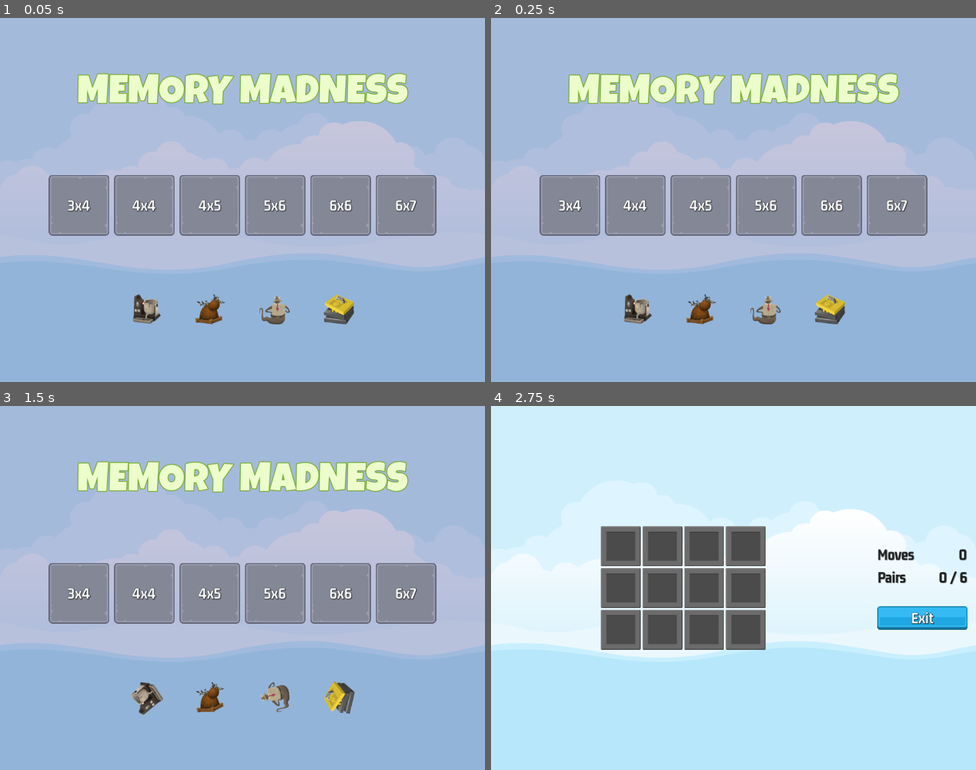
Above: before the commit, frames 1-4 (two rows, left to right).
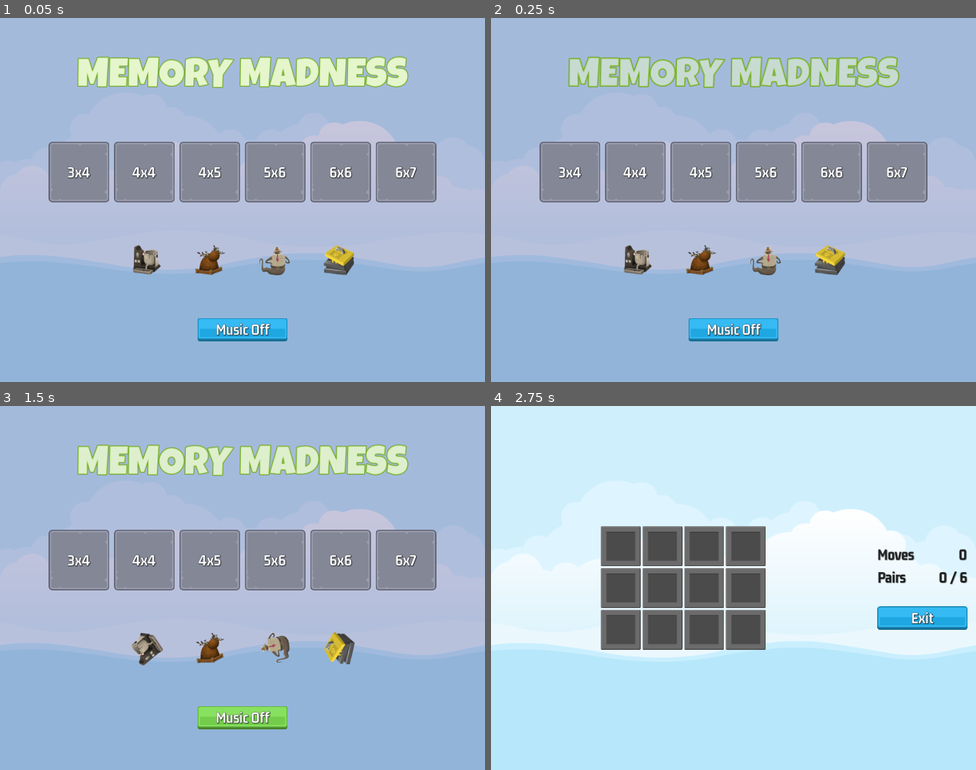
Above: after the commit, the same moments.

Repository: gbelardelli/memory-madness
Game: Godot game, scene res://master_screen/master_screen.tscn
The game is run twice, just before and just after one commit, with the same random seed, the same clock (stepped at 60 frames per second) and the same inputs.
Inputs (mouse positions are in pixels of both pictures, inside the frame that each line leads up to):
- Up to frame 1 (0.05 s): no input
- Up to frame 2 (0.25 s): no input
- Up to frame 3 (1.5 s): click (242, 719) at 0.5 s, where only the run after the commit has a clickable "Music Off"; click (242, 719) at 1.25 s, where only the run after the commit has a clickable "Music On"
- Up to frame 4 (2.75 s): click "3x4" at 2 s

The runs differ from the first frame. In frame 1, 24% of the frame differs, in the area x 10-90%, y 10-89%; in frame 2, 25%; in frame 3, 25%; in frame 4, nothing differs.

Commit message:
added music button

Diff:
--- a/main_screen/main_screen.gd
+++ b/main_screen/main_screen.gd
@@ -2,10 +2,18 @@
 
 @export var level_button_scene: PackedScene
 @onready var hb_levels = $VB/HBLevels
+@onready var title_label = $VB/TitleLabel
+@onready var music_label = $VB/MusicButton/MusicLabel
+
+var _music_enabled:bool = true
 
 # Called when the node enters the scene tree for the first time.
 func _ready():
 	setup_grid()
+	var tween = get_tree().create_tween()
+	tween.set_loops()
+	tween.tween_property(title_label, "label_settings:font_color:a", 0, 0.5)
+	tween.tween_property(title_label, "label_settings:font_color:a", 1, 0.7).set_delay(0.2)
 
 func create_level_button(lvl:int) -> void:
 	var new_lb = level_button_scene.instantiate()
@@ -15,3 +23,13 @@
 func setup_grid() -> void:
 	for level in GameManager.LEVELS:
 		create_level_button(level)
+
+
+func _on_music_button_pressed():
+	_music_enabled = !_music_enabled
+	if _music_enabled == true:
+		music_label.text = "Music Off"
+	else:
+		music_label.text = "Music On"
+
+	SoundManager.enable_music(_music_enabled)
--- a/main_screen/main_screen.tscn
+++ b/main_screen/main_screen.tscn
@@ -1,9 +1,13 @@
-[gd_scene load_steps=6 format=3 uid="uid://icrlwnuigp54"]
+[gd_scene load_steps=10 format=3 uid="uid://icrlwnuigp54"]
 
 [ext_resource type="Script" path="res://main_screen/main_screen.gd" id="1_ivknw"]
 [ext_resource type="FontFile" uid="uid://cqnt02q3wjscm" path="res://assets/fonts/LuckiestGuy-Regular.ttf" id="1_lek7x"]
 [ext_resource type="PackedScene" uid="uid://dbw0jjs0qlof3" path="res://level_button/level_button.tscn" id="2_46qou"]
 [ext_resource type="PackedScene" uid="uid://ncapwqssyixf" path="res://front_sprite/front_sprite.tscn" id="2_v48tr"]
+[ext_resource type="Texture2D" uid="uid://cqbfrqrsemntd" path="res://assets/ui/blue_button00.png" id="5_hmnhh"]
+[ext_resource type="Texture2D" uid="uid://cn2dso2lcoorr" path="res://assets/ui/yellow_button00.png" id="6_neqsr"]
+[ext_resource type="Texture2D" uid="uid://bck8oa6r0nqhq" path="res://assets/ui/green_button00.png" id="7_j8osf"]
+[ext_resource type="LabelSettings" uid="uid://1xos0kg2gbsa" path="res://assets/GM_32_white.tres" id="8_ejfms"]
 
 [sub_resource type="LabelSettings" id="LabelSettings_g6bjk"]
 font = ExtResource("1_lek7x")
@@ -43,7 +47,7 @@
 layout_mode = 2
 size_flags_vertical = 3
 
-[node name="Label" type="Label" parent="VB"]
+[node name="TitleLabel" type="Label" parent="VB"]
 layout_mode = 2
 text = "MEMORY MADNESS"
 label_settings = SubResource("LabelSettings_g6bjk")
@@ -83,3 +87,33 @@
 [node name="Spacer" type="Control" parent="VB"]
 layout_mode = 2
 size_flags_vertical = 3
+
+[node name="MusicButton" type="TextureButton" parent="VB"]
+layout_mode = 2
+size_flags_horizontal = 6
+texture_normal = ExtResource("5_hmnhh")
+texture_pressed = ExtResource("6_neqsr")
+texture_hover = ExtResource("7_j8osf")
+
+[node name="MusicLabel" type="Label" parent="VB/MusicButton"]
+layout_mode = 1
+anchors_preset = 8
+anchor_left = 0.5
+anchor_top = 0.5
+anchor_right = 0.5
+anchor_bottom = 0.5
+offset_left = -56.5
+offset_top = -19.5
+offset_right = 56.5
+offset_bottom = 19.5
+grow_horizontal = 2
+grow_vertical = 2
+text = "Music Off"
+label_settings = ExtResource("8_ejfms")
+vertical_alignment = 1
+
+[node name="Spacer5" type="Control" parent="VB"]
+layout_mode = 2
+size_flags_vertical = 3
+
+[connection signal="pressed" from="VB/MusicButton" to="." method="_on_music_button_pressed"]
--- a/master_screen/master_screen.gd
+++ b/master_screen/master_screen.gd
@@ -9,6 +9,7 @@
 	on_game_exit_pressed()
 	SignalManager.on_game_exit_pressed.connect(on_game_exit_pressed)
 	SignalManager.on_level_selected.connect(on_level_selected)
+	SignalManager.on_music_enable.connect(on_music_enable)
 
 func show_game(s:bool) -> void:
 	game_screen.visible=s
@@ -22,3 +23,9 @@
 func on_level_selected(level_num:int) -> void:
 	show_game(true)
 	SoundManager.play_sound(sound, SoundManager.SOUND_IN_GAME)
+
+func on_music_enable(e:bool)->void:
+	if e==false:
+		sound.stop()
+	else:
+		sound.play()
--- a/singletons/signal_manager.gd
+++ b/singletons/signal_manager.gd
@@ -6,3 +6,4 @@
 signal on_selection_disabled
 signal on_tile_selected(tile: MemoryTile)
 signal on_game_over(moves: int)
+signal on_music_enable(e: bool)
--- a/singletons/sound_manager.gd
+++ b/singletons/sound_manager.gd
@@ -17,11 +17,19 @@
 	SOUND_SELECT_BUTTON: preload("res://assets/sounds/sfx_sounds_impact7.wav")
 }
 
+var _volume:float = 0
+var _enable_music:bool = true
 
 func play_sound(player: AudioStreamPlayer, key: String) -> void:
 	if SOUNDS.has(key) == false:
 		return
 
+	if _enable_music == false:
+		if key == SOUND_GAME_OVER or key == SOUND_MAIN_MENU or key == SOUND_IN_GAME:
+			player.stop()
+			return
+
+	player.volume_db = _volume
 	player.stop()
 	player.stream = SOUNDS[key]
 	player.play()
@@ -31,3 +39,10 @@
 
 func play_tile_click(player: AudioStreamPlayer) -> void:
 	play_sound(player, SOUND_SELECT_TILE)
+
+func set_volume(vol: float)->void:
+	_volume=vol
+
+func enable_music(e: bool)->void:
+	_enable_music = e
+	SignalManager.on_music_enable.emit(_enable_music)
